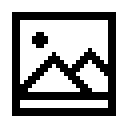
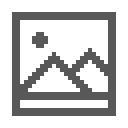
Before/after of a w=128, h=128 layered artwork. What changed in the layer stack:
painted on "Layer" over 12, 12, 116, 116
